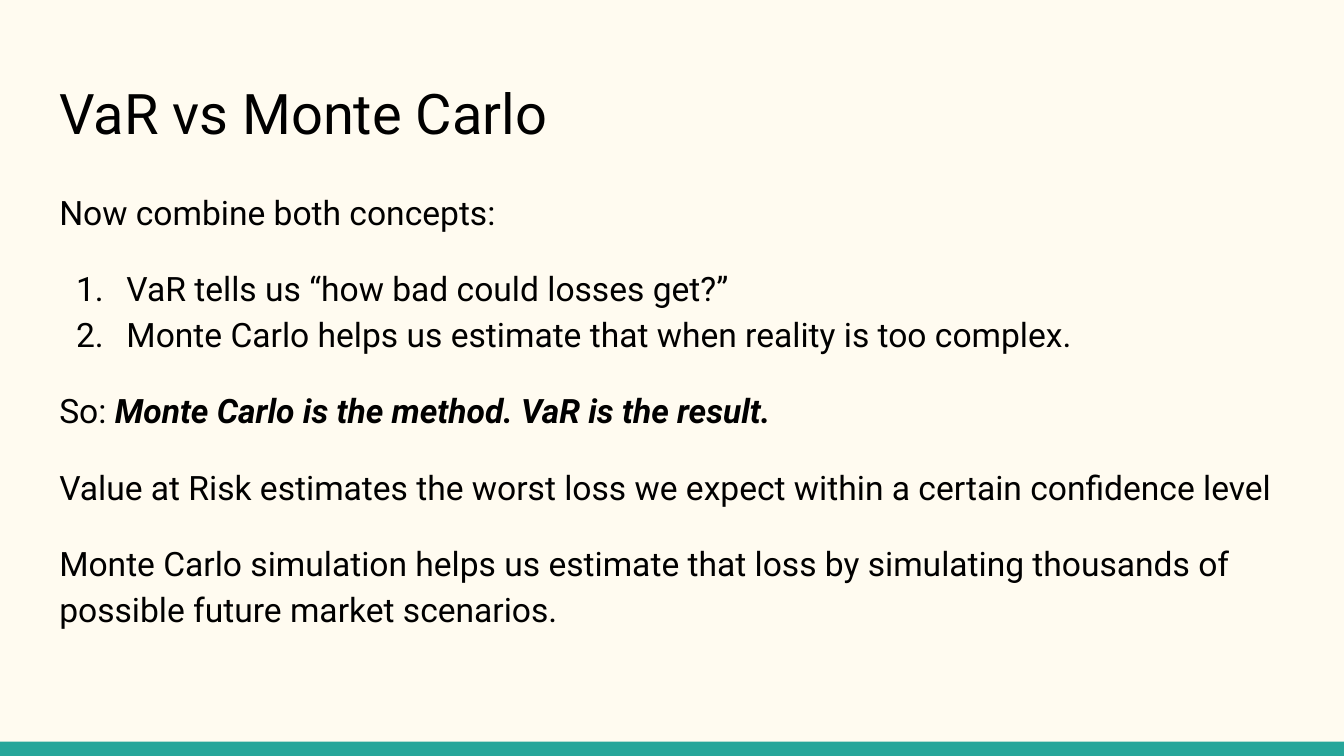
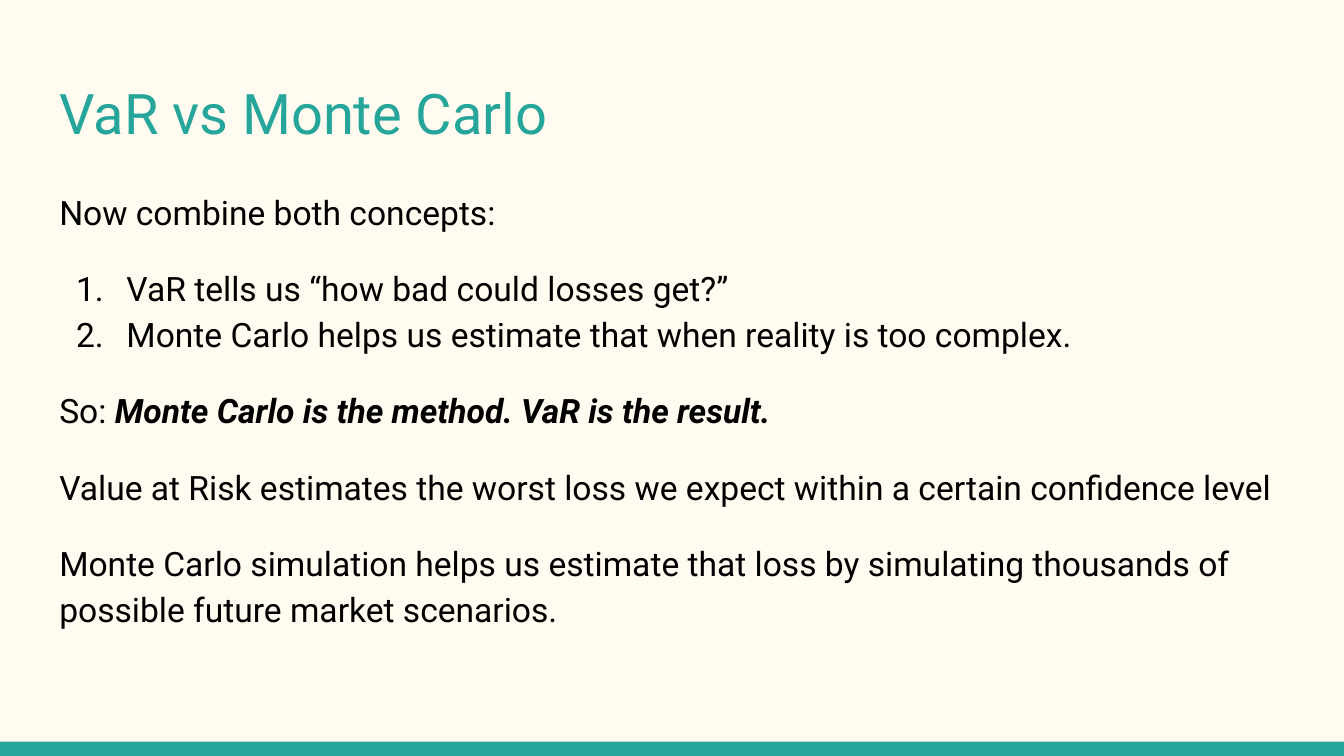
Before and after one commit to RiVaR-Imperial/resources-used, a slide deck: slide 12 of RiVaR-College.pptx. Drawn at 1344x756 pixels with LibreOffice and Linux fonts; fonts in the diff are those of the drawing. Boxes give left, top, right and bottom in pixels: in the first picture for what was removed or moved away, otherwise in the second. Text is boxed around its words. In the diff, an @@ line names an element or a change of style, - is before the commit and + after.

```diff
--- a/RiVaR-College.pptx
+++ b/RiVaR-College.pptx
@@ title "VaR vs Monte Carlo" at [59,92,547,135]: text colour #000000 to #26A69A @@
```
Also in this commit, not shown: 4 other slides changed, 1 slide added.
